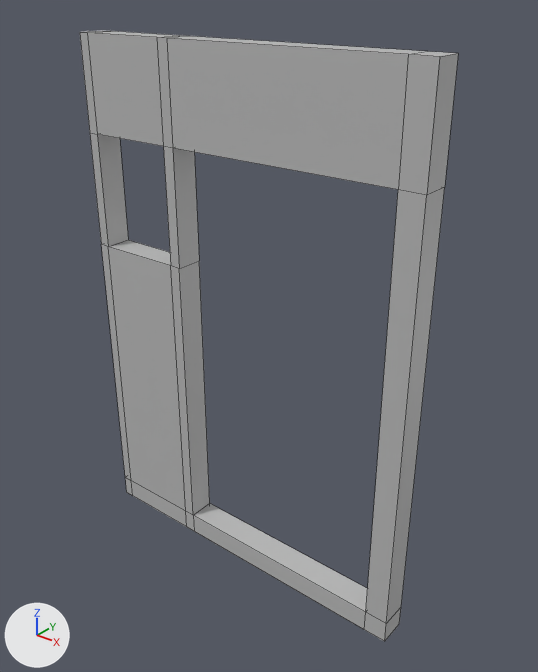
The FBX model Unity3D/3DTetris Prototype/Assets/Models/tetrisFrame.fbx as it was, and as the next commit left it.
One viewpoint serves both versions: a camera (50 mm lens) standing at (0.163, -0.212, 0.241) and looking at (-0.012, 0.007, 0.105). Lighting does not change. The marker at lower left points along +X, +Y and +Z. Mesh edges are drawn as thin lines. Where no turn or scale is listed for an object, it has been applied to the vertices.

The scene before the commit, as lines of its bpy script (objects in view):
```python
me_mesh = bpy.data.meshes.new('Mesh')
me_mesh.from_pydata(...)  # 56 vertices, 58 faces; spans x -0.08..0.08, y -0.006..0.006, z -0.1..0.13
me_mesh.materials.append(mat_lambert1)  # grey #bcbcbc
# before: 40 (-0.03, 0.006, 0.09), 41 (0.07, 0.006, 0.09), 44 (0.07, -0.006, 0.09) at pixel (398, 189), 45 (-0.03, -0.006, 0.09) at pixel (172, 148)
ob_pcube1 = bpy.data.objects.new('pCube1', me_mesh)
ob_pcube1.location = (-0.02, 0.0, 0.09)
```
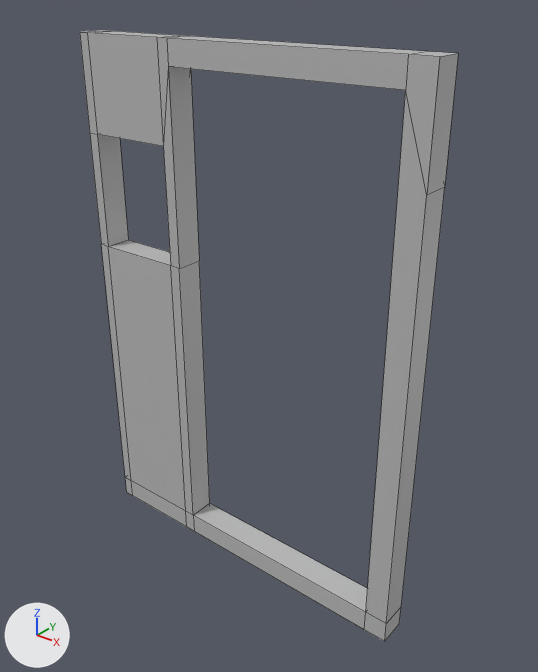
Location of each change, (x1, y1, x2, y2) in pixels of the pictures (538 x 672 px; the box of a moved part takes in the faces that stretch with it):
part 1 of me_mesh, moved or reshaped
    both: (157, 37, 440, 624)

What the commit changed:
me_mesh has 56 vertices, 58 faces and spans x -0.08..0.08, y -0.006..0.006, z -0.1..0.13.
me_mesh is used by ob_pcube1; location (-0.02, 0.0, 0.09).
Part 1, on me_mesh:
Vertices 40, 41, 44, 45 of me_mesh move by (0.0, 0.0, 0.03).
